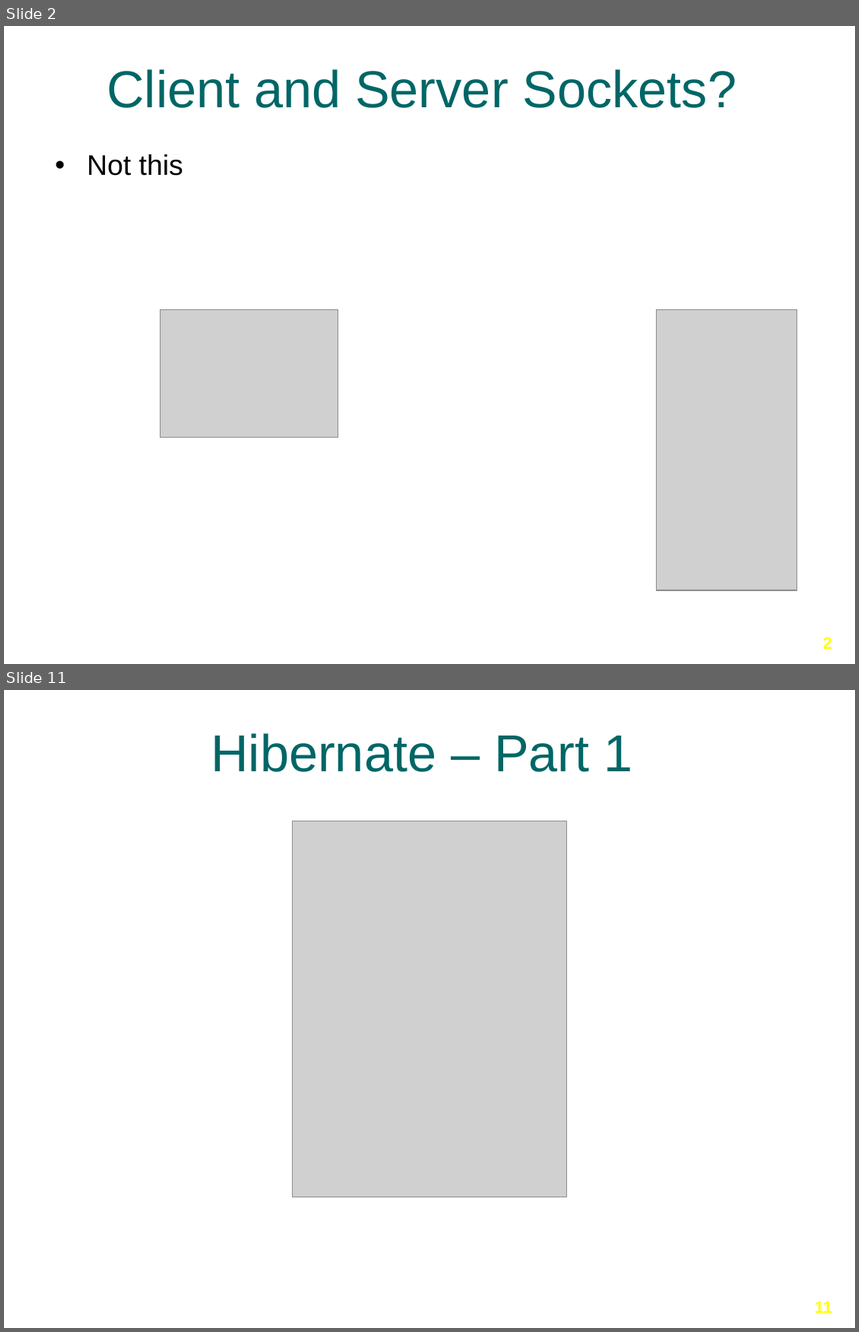
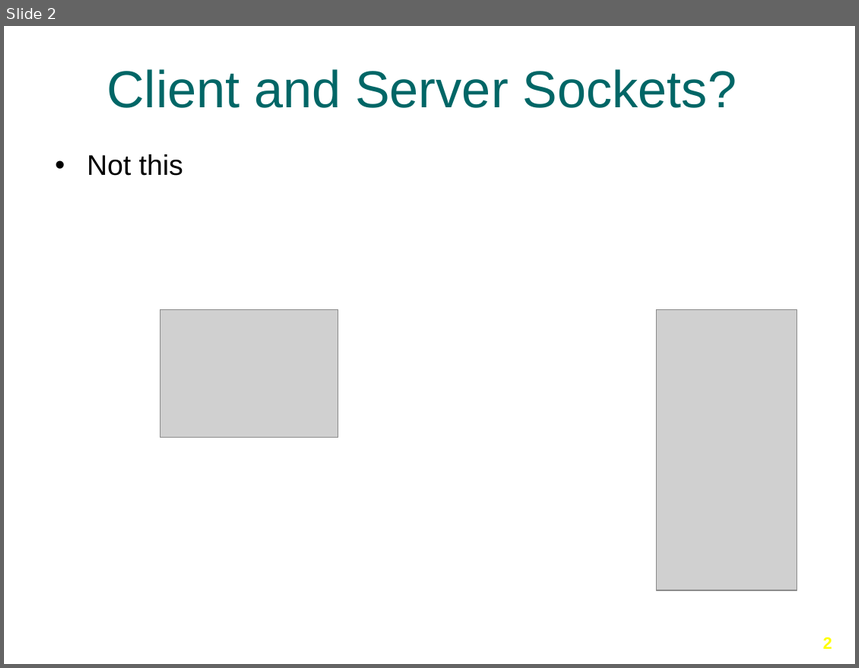
Before and after one commit to Ansilacerda/CIT360-Portfolio, a slide deck: Presentations/Client and Server Sockets/Client-Server-Sockets.pptx. Shown one above the other, each under a label of ours: slides 2 and 11 before the commit, slide 2 after it; the slides between them are not shown. The pictures are 859x1332 and 859x668 pixels, drawn with LibreOffice and Linux fonts; fonts in the diff are those of the drawing; grey boxes stand for pictures; background and template pictures are left out. Boxes give left, top, right and bottom in pixels: in the first picture for what was removed or moved away, otherwise in the second. Text is boxed around its words. In the diff, an @@ line names an element or a change of style, - is before the commit and + after.

```diff
--- a/Presentations/Client and Server Sockets/Client-Server-Sockets.pptx
+++ b/Presentations/Client and Server Sockets/Client-Server-Sockets.pptx
@@ slide 11 removed at [4, 690, 855, 1328], background picture (left out) @@
@@ title removed at [211, 733, 633, 772] @@
-Hibernate – Part 1
@@ picture removed at [293, 821, 566, 1198] @@
@@ page number removed at [815, 1302, 832, 1313] @@
-11
```
Also in this commit, not shown: 1 slide changed, 9 slides added, 7 other slides removed, 23 other files.
